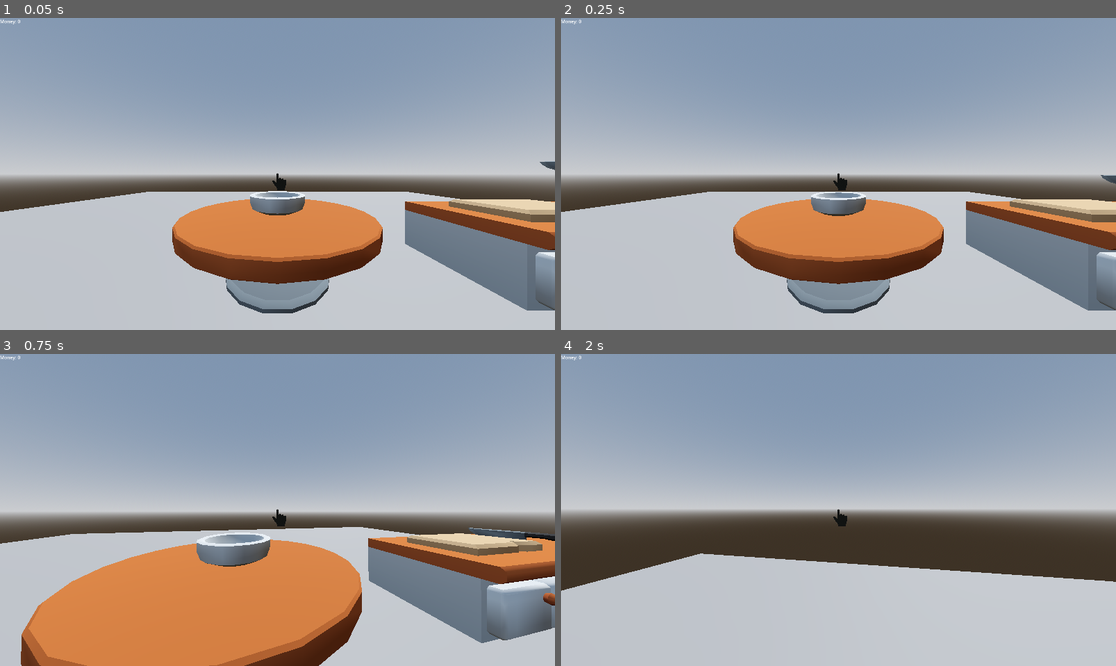
Above: before the commit, frames 1-4 (two rows, left to right).
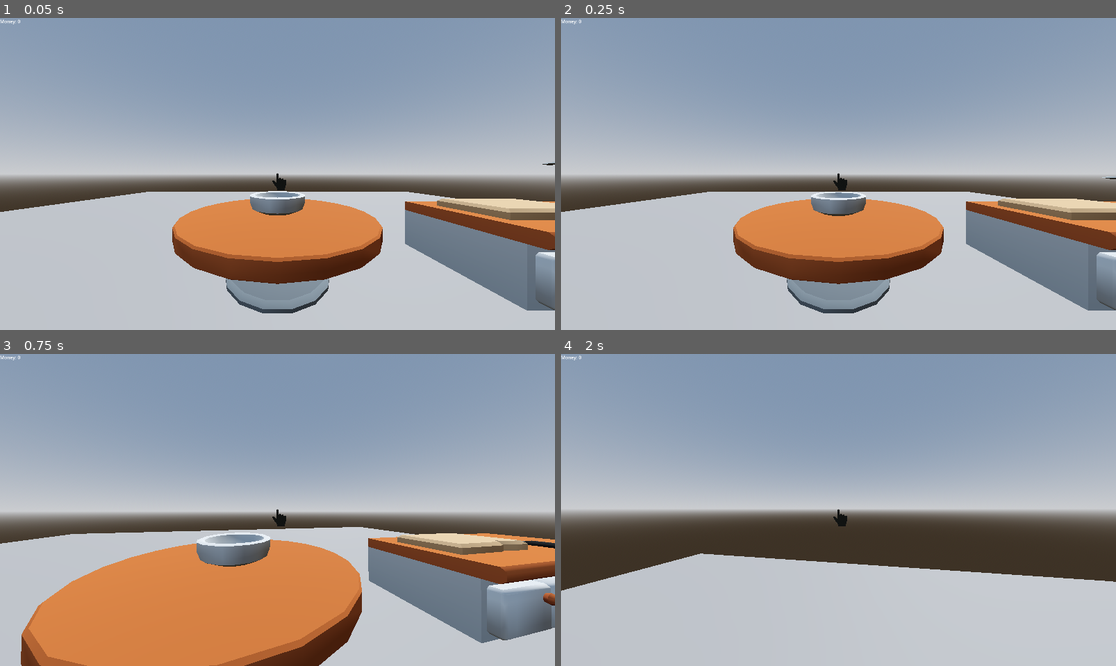
Above: after the commit, the same moments.

Repository: Flamerider347/Year12Delivery
Game: Godot game, scene res://prefabs/world.tscn
Same seed, same stepped clock (60 frames per second), same inputs: the game is played once before the commit and once after it. Before the commit the project starts from res://world.tscn.
Inputs (mouse positions are in pixels of both pictures, inside the frame that each line leads up to):
- Up to frame 1 (0.05 s): no input
- Up to frame 2 (0.25 s): no input
- Up to frame 3 (0.75 s): tap Enter at 0.5 s; move the mouse to (305, 510) at 0.52 s; hold W (up) from 0.53 s (still down); click (305, 510) at 0.6 s
- Up to frame 4 (2 s): keep holding W (up); tap Space (jump) at 0.77, 1.52 s; move the mouse to (810, 510) at 1.27 s; click (810, 510) at 1.35 s

The runs differ from the first frame. In frame 1, 0.4% of the frame differs, in the area x 78-100%, y 45-66%; in frame 2, 0.4%; in frame 3, 0.9%, in the area x 71-100%, y 55-65%; in frame 4, nothing differs.

Commit message:
Burger cutter

Diff:
--- /dev/null
+++ b/prefabs/bun.tscn
@@ -0,0 +1,16 @@
+[gd_scene load_steps=3 format=3 uid="uid://cj6x37hlxhskq"]
+
+[ext_resource type="ArrayMesh" uid="uid://bthlco7r3n27t" path="res://assets/kitchenassets/food_ingredient_bun.obj" id="1_qna2p"]
+
+[sub_resource type="CylinderShape3D" id="CylinderShape3D_wg27y"]
+height = 0.485199
+radius = 0.354492
+
+[node name="bun" type="RigidBody3D"]
+
+[node name="CollisionShape3D" type="CollisionShape3D" parent="."]
+transform = Transform3D(1, 0, 0, 0, 1, 0, 0, 0, 1, 0, 0.242569, 0)
+shape = SubResource("CylinderShape3D_wg27y")
+
+[node name="FoodIngredientBun" type="MeshInstance3D" parent="."]
+mesh = ExtResource("1_qna2p")
--- /dev/null
+++ b/prefabs/bun_bottom_top.tscn
@@ -0,0 +1,16 @@
+[gd_scene load_steps=3 format=3 uid="uid://cv46wkdxtp5ee"]
+
+[ext_resource type="ArrayMesh" uid="uid://drk3np67577f0" path="res://assets/kitchenassets/food_ingredient_bun_bottom.obj" id="1_aakid"]
+
+[sub_resource type="CylinderShape3D" id="CylinderShape3D_5o1mu"]
+height = 0.205811
+radius = 0.343262
+
+[node name="bun_bottom_top" type="RigidBody3D" groups=["pickupable"]]
+
+[node name="CollisionShape3D" type="CollisionShape3D" parent="."]
+transform = Transform3D(1, 0, 0, 0, 1, 0, 0, 0, 1, 0, 0.100464, 0)
+shape = SubResource("CylinderShape3D_5o1mu")
+
+[node name="FoodIngredientBunBottom" type="MeshInstance3D" parent="."]
+mesh = ExtResource("1_aakid")
--- /dev/null
+++ b/prefabs/bun_top_chopped.tscn
@@ -0,0 +1,17 @@
+[gd_scene load_steps=3 format=3 uid="uid://isxvm7p31pc4"]
+
+[ext_resource type="ArrayMesh" uid="uid://b3uhykyjujrl4" path="res://assets/kitchenassets/food_ingredient_bun_top.obj" id="1_psc68"]
+
+[sub_resource type="CylinderShape3D" id="CylinderShape3D_a7bjl"]
+height = 0.308044
+radius = 0.339844
+
+[node name="bun_top_chopped" type="RigidBody3D" groups=["pickupable"]]
+
+[node name="CollisionShape3D" type="CollisionShape3D" parent="."]
+transform = Transform3D(1, 0, 0, 0, 1, 0, 0, 0, 1, 0, 0.15, 0)
+shape = SubResource("CylinderShape3D_a7bjl")
+
+[node name="FoodIngredientBunTop" type="MeshInstance3D" parent="."]
+mesh = ExtResource("1_psc68")
+skeleton = NodePath("../..")
--- /dev/null
+++ b/prefabs/world.tscn
@@ -0,0 +1,211 @@
+[gd_scene load_steps=27 format=3 uid="uid://7b8ecsljuur7"]
+
+[ext_resource type="Script" uid="uid://bbqkm07fo1hkp" path="res://scripts/world.gd" id="1_k40i2"]
+[ext_resource type="Script" uid="uid://bciar80p3kqcc" path="res://scripts/player.gd" id="2_le6xu"]
+[ext_resource type="ArrayMesh" uid="uid://bqcilnxekln6g" path="res://assets/kitchenassets/table_round_A.obj" id="3_q76tg"]
+[ext_resource type="ArrayMesh" uid="uid://dncwc5px4srsq" path="res://assets/kitchenassets/kitchencounter_straight_A_decorated.obj" id="4_sxw1y"]
+[ext_resource type="ArrayMesh" uid="uid://b3yrokh8w85cr" path="res://assets/kitchenassets/kitchencounter_sink.obj" id="5_nwl14"]
+[ext_resource type="ArrayMesh" uid="uid://chytia7sek7ru" path="res://assets/kitchenassets/kitchencounter_straight_B.obj" id="6_2a2la"]
+[ext_resource type="ArrayMesh" uid="uid://ccdu8si88el7q" path="res://assets/kitchenassets/kitchencounter_innercorner.obj" id="7_deaom"]
+[ext_resource type="ArrayMesh" uid="uid://dodfdfkndbmla" path="res://assets/kitchenassets/cuttingboard.obj" id="8_6mti1"]
+[ext_resource type="ArrayMesh" uid="uid://dku845kqwnd76" path="res://assets/kitchenassets/bowl.obj" id="9_gi6id"]
+[ext_resource type="ArrayMesh" uid="uid://dnw6ln86toimb" path="res://assets/kitchenassets/knife.obj" id="10_bpfb4"]
+[ext_resource type="Texture2D" uid="uid://dtxutdwarivkd" path="res://assets/Cursor.png" id="11_b1m2q"]
+[ext_resource type="ArrayMesh" uid="uid://rs6dw7qecvnp" path="res://assets/kitchenassets/crate_buns.obj" id="12_8bx52"]
+
+[sub_resource type="ProceduralSkyMaterial" id="ProceduralSkyMaterial_f3sb7"]
+sky_horizon_color = Color(0.662243, 0.671743, 0.686743, 1)
+ground_horizon_color = Color(0.662243, 0.671743, 0.686743, 1)
+
+[sub_resource type="Sky" id="Sky_fj7yv"]
+sky_material = SubResource("ProceduralSkyMaterial_f3sb7")
+
+[sub_resource type="Environment" id="Environment_tlwt5"]
+background_mode = 2
+sky = SubResource("Sky_fj7yv")
+tonemap_mode = 2
+fog_density = 0.0
+
+[sub_resource type="CapsuleShape3D" id="CapsuleShape3D_fj7yv"]
+
+[sub_resource type="CapsuleMesh" id="CapsuleMesh_tlwt5"]
+
+[sub_resource type="CylinderShape3D" id="CylinderShape3D_aqk2v"]
+height = 1.0
+radius = 1.48
+
+[sub_resource type="BoxShape3D" id="BoxShape3D_k3n1d"]
+size = Vector3(3.99, 0.99, 1.99)
+
+[sub_resource type="BoxShape3D" id="BoxShape3D_2o6r5"]
+size = Vector3(1.99, 0.99, 3.99)
+
+[sub_resource type="BoxShape3D" id="BoxShape3D_wse8f"]
+size = Vector3(1.49, 0.175, 0.99)
+
+[sub_resource type="BoxShape3D" id="BoxShape3D_k40i2"]
+size = Vector3(1.50104, 0.15033, 1)
+
+[sub_resource type="CylinderShape3D" id="CylinderShape3D_tlwt5"]
+height = 0.3
+
+[sub_resource type="BoxShape3D" id="BoxShape3D_70uel"]
+size = Vector3(0.255676, 1.15002, 0.101353)
+
+[sub_resource type="BoxShape3D" id="BoxShape3D_le6xu"]
+size = Vector3(0.2556, 0.812637, 0.108566)
+
+[sub_resource type="BoxShape3D" id="BoxShape3D_hiqwa"]
+size = Vector3(2.00201, 0.801208, 1.99742)
+
+[node name="world" type="Node3D"]
+script = ExtResource("1_k40i2")
+
+[node name="WorldEnvironment" type="WorldEnvironment" parent="."]
+environment = SubResource("Environment_tlwt5")
+
+[node name="DirectionalLight3D" type="DirectionalLight3D" parent="."]
+transform = Transform3D(-0.866023, -0.433016, 0.250001, 0, 0.499998, 0.866027, -0.500003, 0.749999, -0.43301, 0, 0, 0)
+
+[node name="floor" type="CSGBox3D" parent="."]
+transform = Transform3D(1, 0, 0, 0, 1, 0, 0, 0, 1, 0, -0.1, 0)
+visible = false
+use_collision = true
+size = Vector3(24, 0.195, 24)
+
+[node name="player" type="CharacterBody3D" parent="."]
+transform = Transform3D(1, 0, 0, 0, 1, 0, 0, 0, 1, 0, 1, 2.675)
+script = ExtResource("2_le6xu")
+
+[node name="CollisionShape3D" type="CollisionShape3D" parent="player"]
+shape = SubResource("CapsuleShape3D_fj7yv")
+
+[node name="MeshInstance3D" type="MeshInstance3D" parent="player"]
+mesh = SubResource("CapsuleMesh_tlwt5")
+
+[node name="head" type="Node3D" parent="player"]
+transform = Transform3D(1, 0, 0, 0, 1, 0, 0, 0, 1, 0, 0.645, 0)
+
+[node name="player_camera" type="Camera3D" parent="player/head"]
+current = true
+fov = 90.0
+
+[node name="seecast" type="RayCast3D" parent="player/head/player_camera"]
+target_position = Vector3(0, 0, -3)
+
+[node name="pickup_timer" type="Timer" parent="player"]
+
+[node name="table" type="StaticBody3D" parent="."]
+
+[node name="TableRoundA" type="MeshInstance3D" parent="table"]
+mesh = ExtResource("3_q76tg")
+skeleton = NodePath("../../player/head/player_camera")
+
+[node name="CollisionShape3D" type="CollisionShape3D" parent="table"]
+transform = Transform3D(1, 0, 0, 0, 1, 0, 0, 0, 1, 0, 0.498779, 0)
+shape = SubResource("CylinderShape3D_aqk2v")
+
+[node name="counter" type="StaticBody3D" parent="."]
+transform = Transform3D(1, 0, 0, 0, 1, 0, 0, 0, 1, 6, 0, 0)
+
+[node name="KitchencounterStraightADecorated" type="MeshInstance3D" parent="counter"]
+transform = Transform3D(1.19249e-08, 0, -1, 0, 1, 0, 1, 0, 1.19249e-08, 0, 0, 4)
+mesh = ExtResource("4_sxw1y")
+skeleton = NodePath("../..")
+
+[node name="KitchencounterSink" type="MeshInstance3D" parent="counter"]
+transform = Transform3D(1.19249e-08, 0, -1, 0, 1, 0, 1, 0, 1.19249e-08, 0, 0, 2)
+mesh = ExtResource("5_nwl14")
+skeleton = NodePath("../..")
+
+[node name="KitchencounterStraightB" type="MeshInstance3D" parent="counter"]
+transform = Transform3D(1, 0, 0, 0, 1, 0, 0, 0, 1, -2, 0, 0)
+mesh = ExtResource("6_2a2la")
+skeleton = NodePath("../..")
+
+[node name="KitchencounterInnercorner" type="MeshInstance3D" parent="counter"]
+mesh = ExtResource("7_deaom")
+skeleton = NodePath("../..")
+
+[node name="CollisionShape3D" type="CollisionShape3D" parent="counter"]
+transform = Transform3D(1, 0, 0, 0, 1, 0, 0, 0, 1, -1, 0.5, 0)
+shape = SubResource("BoxShape3D_k3n1d")
+
+[node name="CollisionShape3D2" type="CollisionShape3D" parent="counter"]
+transform = Transform3D(1, 0, 0, 0, 1, 0, 0, 0, 1, 0, 0.5, 3)
+shape = SubResource("BoxShape3D_2o6r5")
+
+[node name="chopping_board" type="StaticBody3D" parent="."]
+transform = Transform3D(1, 0, 0, 0, 1, 0, 0, 0, 1, 4, 1, 0)
+
+[node name="chopping_board" type="Area3D" parent="chopping_board"]
+
+[node name="Cuttingboard" type="MeshInstance3D" parent="chopping_board/chopping_board"]
+mesh = ExtResource("8_6mti1")
+skeleton = NodePath("../../..")
+
+[node name="CollisionShape3D" type="CollisionShape3D" parent="chopping_board/chopping_board"]
+transform = Transform3D(1, 0, 0, 0, 1, 0, 0, 0, 1, 0, 0.08, 0)
+shape = SubResource("BoxShape3D_wse8f")
+
+[node name="CollisionShape3D" type="CollisionShape3D" parent="chopping_board"]
+transform = Transform3D(1, 0, 0, 0, 1, 0, 0, 0, 1, 0.000579834, 0.077301, 0)
+shape = SubResource("BoxShape3D_k40i2")
+
+[node name="bowl" type="RigidBody3D" parent="." groups=["pickupable"]]
+transform = Transform3D(1, 0, 0, 0, 1, 0, 0, 0, 1, 0, 1.01034, 0)
+mass = 0.8
+
+[node name="bowl" type="MeshInstance3D" parent="bowl"]
+mesh = ExtResource("9_gi6id")
+skeleton = NodePath("../../player/head/player_camera")
+
+[node name="CollisionShape3D" type="CollisionShape3D" parent="bowl"]
+transform = Transform3D(1, 0, 0, 0, 1, 0, 0, 0, 1, 0, 0.151726, 0)
+shape = SubResource("CylinderShape3D_tlwt5")
+
+[node name="knife" type="RigidBody3D" parent="." groups=["pickupable"]]
+transform = Transform3D(1, 0, 4.37114e-08, -4.37114e-08, 1.91069e-15, 1, 0, -1, 1.91069e-15, 5.42865, 1.85485, 0)
+mass = 0.6
+
+[node name="Knife" type="MeshInstance3D" parent="knife"]
+transform = Transform3D(1, 0, 0, 0, 1, 0, 0, 0, 1, 0, -0.38, 0)
+mesh = ExtResource("10_bpfb4")
+skeleton = NodePath("../..")
+
+[node name="CollisionShape3D" type="CollisionShape3D" parent="knife"]
+transform = Transform3D(1, 0, 0, 0, 1, 0, 0, 0, 1, -0.08, 0, 0)
+shape = SubResource("BoxShape3D_70uel")
+
+[node name="cut_area" type="Area3D" parent="knife"]
+
+[node name="CollisionShape3D" type="CollisionShape3D" parent="knife/cut_area"]
+transform = Transform3D(1, 0, -1.59578e-37, 0, 1, 0, 0, 0, 1, -0.0856705, 0.174202, 0.000114441)
+shape = SubResource("BoxShape3D_le6xu")
+
+[node name="ui" type="CanvasLayer" parent="."]
+
+[node name="Sprite2D" type="Sprite2D" parent="ui"]
+position = Vector2(960, 540)
+scale = Vector2(0.2, 0.2)
+texture = ExtResource("11_b1m2q")
+offset = Vector2(43, 134)
+
+[node name="Label" type="Label" parent="ui"]
+offset_right = 485.0
+offset_bottom = 43.0
+text = "Money: 0"
+
+[node name="bun_crate" type="StaticBody3D" parent="." groups=["summoner"]]
+transform = Transform3D(1, 0, 0, 0, 1, 0, 0, 0, 1, 0, 0, 6)
+
+[node name="CollisionShape3D" type="CollisionShape3D" parent="bun_crate"]
+transform = Transform3D(1, 0, 0, 0, 1, 0, 0, 0, 1, 9.15527e-05, 0.401031, 0.000465393)
+shape = SubResource("BoxShape3D_hiqwa")
+
+[node name="CrateBuns" type="MeshInstance3D" parent="bun_crate"]
+mesh = ExtResource("12_8bx52")
+
+[connection signal="timeout" from="player/pickup_timer" to="player" method="_on_pickup_timer_timeout"]
+[connection signal="body_entered" from="chopping_board/chopping_board" to="." method="_on_chopping_board_body_entered"]
+[connection signal="body_entered" from="knife/cut_area" to="." method="_on_cut_area_body_entered"]
--- a/project.godot
+++ b/project.godot
@@ -11,9 +11,9 @@
 [application]
 
 config/name="Year12Delivery"
-run/main_scene="res://world.tscn"
+run/main_scene="res://prefabs/world.tscn"
 config/features=PackedStringArray("4.4", "GL Compatibility")
-config/icon="res://icon.svg"
+config/icon="res://assets/icon.svg"
 
 [display]
 
@@ -23,6 +23,13 @@
 [editor]
 
 movie_writer/fps=240
+
+[global_group]
+
+pickupable=""
+choppable=""
+can_chop=""
+summoner=""
 
 [input]
 
--- a/scripts/player.gd
+++ b/scripts/player.gd
@@ -11,7 +11,11 @@
 @onready var head = $head
 @onready var camera = $head/player_camera
 @onready var seecast = $head/player_camera/seecast
+
+#region ingredients
+var bun = preload("res://prefabs/bun.tscn")
 var ingredient_scenes = {
+	"bun":bun
 }
 var held_object = null  # Stores the object being held
 var collision_point
@@ -41,7 +45,7 @@
 			pickup(held_object)
 		if seecast.is_colliding() and seecast.get_collider().is_in_group("summoner"):
 			var summon_type = seecast.get_collider().name.replace("_crate","")
-			print(summon_type)
+			summon(summon_type)
 	if Input.is_action_just_pressed("pickup") and held_object and can_pickup:
 		can_pickup = false
 		$pickup_timer.start(0.2)
@@ -76,5 +80,13 @@
 	object.linear_velocity.y = 0.1
 	held_object = null
 	seecast.target_position.z = -3
+func summon(item):
+	var instance = ingredient_scenes[item].instantiate()
+	$"..".add_child(instance)
+	held_object = instance
+	instance.add_to_group("pickupable")
+	instance.add_to_group("choppable")
+	instance.find_child("CollisionShape3D").disabled = true
+	seecast.target_position.z = -1.5
 func _on_pickup_timer_timeout() -> void:
 	can_pickup = true
--- a/scripts/world.gd
+++ b/scripts/world.gd
@@ -1,10 +1,32 @@
 extends Node3D
+var bun_chopped_top = preload("res://prefabs/bun_top_chopped.tscn")
+var bun_chopped_bottom = preload("res://prefabs/bun_bottom_top.tscn")
+var ingredients = {
 
+}
 
 # Called when the node enters the scene tree for the first time.
 func _ready() -> void:
 	$floor.show()
 
-func _on_chopping_board_area_entered(area: Area3D) -> void:
-	if area.is_in_group("choppable"):
-		area.add_to_group("can_chop")
+
+func _on_chopping_board_body_entered(body: Node3D) -> void:
+	if body.is_in_group("choppable"):
+		body.add_to_group("can_chop")
+
+
+func _on_cut_area_body_entered(body: Node3D) -> void:
+	if body.is_in_group("can_chop"):
+		if body.name == "bun":
+			var instance = bun_chopped_bottom.instantiate()
+			var instance2 = bun_chopped_top.instantiate()
+			add_child(instance)
+			add_child(instance2)
+			instance.position = body.position
+			instance2.position = body.position + Vector3(0,0.1,0)
+			body.queue_free()
+		else:
+			var instance = ingredients[body.name].instantiate()
+			instance.position = body.position
+			add_child(instance)
+			body.queue_free()
--- a/world.tscn
+++ /dev/null
@@ -1,192 +0,0 @@
-[gd_scene load_steps=25 format=3 uid="uid://7b8ecsljuur7"]
-
-[ext_resource type="Script" uid="uid://bciar80p3kqcc" path="res://scripts/player.gd" id="1_f3sb7"]
-[ext_resource type="Script" uid="uid://bbqkm07fo1hkp" path="res://scripts/world.gd" id="1_ic0uy"]
-[ext_resource type="ArrayMesh" uid="uid://dku845kqwnd76" path="res://assets/obj/bowl.obj" id="2_fj7yv"]
-[ext_resource type="Texture2D" uid="uid://dtxutdwarivkd" path="res://assets/Cursor.png" id="3_tlwt5"]
-[ext_resource type="ArrayMesh" uid="uid://bqcilnxekln6g" path="res://assets/obj/table_round_A.obj" id="4_aqk2v"]
-[ext_resource type="ArrayMesh" uid="uid://b3yrokh8w85cr" path="res://assets/obj/kitchencounter_sink.obj" id="5_gbfbk"]
-[ext_resource type="ArrayMesh" uid="uid://chytia7sek7ru" path="res://assets/obj/kitchencounter_straight_B.obj" id="6_ioo17"]
-[ext_resource type="ArrayMesh" uid="uid://ccdu8si88el7q" path="res://assets/obj/kitchencounter_innercorner.obj" id="7_wse8f"]
-[ext_resource type="ArrayMesh" uid="uid://dncwc5px4srsq" path="res://assets/obj/kitchencounter_straight_A_decorated.obj" id="8_ic0uy"]
-[ext_resource type="ArrayMesh" uid="uid://dodfdfkndbmla" path="res://assets/obj/cuttingboard.obj" id="9_ioo17"]
-[ext_resource type="ArrayMesh" uid="uid://dnw6ln86toimb" path="res://assets/obj/knife.obj" id="11_k3n1d"]
-[ext_resource type="ArrayMesh" uid="uid://rs6dw7qecvnp" path="res://assets/obj/crate_buns.obj" id="12_k3n1d"]
-
-[sub_resource type="ProceduralSkyMaterial" id="ProceduralSkyMaterial_f3sb7"]
-sky_horizon_color = Color(0.662243, 0.671743, 0.686743, 1)
-ground_horizon_color = Color(0.662243, 0.671743, 0.686743, 1)
-
-[sub_resource type="Sky" id="Sky_fj7yv"]
-sky_material = SubResource("ProceduralSkyMaterial_f3sb7")
-
-[sub_resource type="Environment" id="Environment_tlwt5"]
-background_mode = 2
-sky = SubResource("Sky_fj7yv")
-tonemap_mode = 2
-fog_density = 0.0
-
-[sub_resource type="CapsuleShape3D" id="CapsuleShape3D_fj7yv"]
-
-[sub_resource type="CapsuleMesh" id="CapsuleMesh_tlwt5"]
-
-[sub_resource type="CylinderShape3D" id="CylinderShape3D_aqk2v"]
-height = 1.0
-radius = 1.48
-
-[sub_resource type="BoxShape3D" id="BoxShape3D_k3n1d"]
-size = Vector3(3.99, 0.99, 1.99)
-
-[sub_resource type="BoxShape3D" id="BoxShape3D_2o6r5"]
-size = Vector3(1.99, 0.99, 3.99)
-
-[sub_resource type="BoxShape3D" id="BoxShape3D_wse8f"]
-size = Vector3(1.49, 0.175, 0.99)
-
-[sub_resource type="CylinderShape3D" id="CylinderShape3D_tlwt5"]
-height = 0.3
-
-[sub_resource type="BoxShape3D" id="BoxShape3D_70uel"]
-size = Vector3(0.255676, 1.15002, 0.101353)
-
-[sub_resource type="BoxShape3D" id="BoxShape3D_hiqwa"]
-size = Vector3(2.00201, 0.801208, 1.99742)
-
-[node name="world" type="Node3D"]
-script = ExtResource("1_ic0uy")
-
-[node name="WorldEnvironment" type="WorldEnvironment" parent="."]
-environment = SubResource("Environment_tlwt5")
-
-[node name="DirectionalLight3D" type="DirectionalLight3D" parent="."]
-transform = Transform3D(-0.866023, -0.433016, 0.250001, 0, 0.499998, 0.866027, -0.500003, 0.749999, -0.43301, 0, 0, 0)
-
-[node name="floor" type="CSGBox3D" parent="."]
-transform = Transform3D(1, 0, 0, 0, 1, 0, 0, 0, 1, 0, -0.1, 0)
-visible = false
-use_collision = true
-size = Vector3(24, 0.195, 24)
-
-[node name="player" type="CharacterBody3D" parent="."]
-transform = Transform3D(1, 0, 0, 0, 1, 0, 0, 0, 1, 0, 1, 2.675)
-script = ExtResource("1_f3sb7")
-
-[node name="CollisionShape3D" type="CollisionShape3D" parent="player"]
-shape = SubResource("CapsuleShape3D_fj7yv")
-
-[node name="MeshInstance3D" type="MeshInstance3D" parent="player"]
-mesh = SubResource("CapsuleMesh_tlwt5")
-
-[node name="head" type="Node3D" parent="player"]
-transform = Transform3D(1, 0, 0, 0, 1, 0, 0, 0, 1, 0, 0.645, 0)
-
-[node name="player_camera" type="Camera3D" parent="player/head"]
-current = true
-fov = 90.0
-
-[node name="seecast" type="RayCast3D" parent="player/head/player_camera"]
-target_position = Vector3(0, 0, -3)
-
-[node name="pickup_timer" type="Timer" parent="player"]
-
-[node name="table" type="StaticBody3D" parent="."]
-
-[node name="TableRoundA" type="MeshInstance3D" parent="table"]
-mesh = ExtResource("4_aqk2v")
-skeleton = NodePath("../../player/head/player_camera")
-
-[node name="CollisionShape3D" type="CollisionShape3D" parent="table"]
-transform = Transform3D(1, 0, 0, 0, 1, 0, 0, 0, 1, 0, 0.498779, 0)
-shape = SubResource("CylinderShape3D_aqk2v")
-
-[node name="counter" type="StaticBody3D" parent="."]
-transform = Transform3D(1, 0, 0, 0, 1, 0, 0, 0, 1, 6, 0, 0)
-
-[node name="KitchencounterStraightADecorated" type="MeshInstance3D" parent="counter"]
-transform = Transform3D(1.19249e-08, 0, -1, 0, 1, 0, 1, 0, 1.19249e-08, 0, 0, 4)
-mesh = ExtResource("8_ic0uy")
-skeleton = NodePath("../..")
-
-[node name="KitchencounterSink" type="MeshInstance3D" parent="counter"]
-transform = Transform3D(1.19249e-08, 0, -1, 0, 1, 0, 1, 0, 1.19249e-08, 0, 0, 2)
-mesh = ExtResource("5_gbfbk")
-skeleton = NodePath("../..")
-
-[node name="KitchencounterStraightB" type="MeshInstance3D" parent="counter"]
-transform = Transform3D(1, 0, 0, 0, 1, 0, 0, 0, 1, -2, 0, 0)
-mesh = ExtResource("6_ioo17")
-skeleton = NodePath("../..")
-
-[node name="KitchencounterInnercorner" type="MeshInstance3D" parent="counter"]
-mesh = ExtResource("7_wse8f")
-skeleton = NodePath("../..")
-
-[node name="CollisionShape3D" type="CollisionShape3D" parent="counter"]
-transform = Transform3D(1, 0, 0, 0, 1, 0, 0, 0, 1, -1, 0.5, 0)
-shape = SubResource("BoxShape3D_k3n1d")
-
-[node name="CollisionShape3D2" type="CollisionShape3D" parent="counter"]
-transform = Transform3D(1, 0, 0, 0, 1, 0, 0, 0, 1, 0, 0.5, 3)
-shape = SubResource("BoxShape3D_2o6r5")
-
-[node name="chopping_board" type="Area3D" parent="."]
-transform = Transform3D(1, 0, 0, 0, 1, 0, 0, 0, 1, 4.1461, 1, 0.0853236)
-
-[node name="Cuttingboard" type="MeshInstance3D" parent="chopping_board"]
-mesh = ExtResource("9_ioo17")
-skeleton = NodePath("../..")
-
-[node name="CollisionShape3D" type="CollisionShape3D" parent="chopping_board"]
-transform = Transform3D(1, 0, 0, 0, 1, 0, 0, 0, 1, 0, 0.08, 0)
-shape = SubResource("BoxShape3D_wse8f")
-
-[node name="bowl" type="RigidBody3D" parent="." groups=["pickupable"]]
-transform = Transform3D(1, 0, 0, 0, 1, 0, 0, 0, 1, 0, 1.01034, 0)
-mass = 0.8
-
-[node name="bowl" type="MeshInstance3D" parent="bowl"]
-mesh = ExtResource("2_fj7yv")
-skeleton = NodePath("../../player/head/player_camera")
-
-[node name="CollisionShape3D" type="CollisionShape3D" parent="bowl"]
-transform = Transform3D(1, 0, 0, 0, 1, 0, 0, 0, 1, 0, 0.151726, 0)
-shape = SubResource("CylinderShape3D_tlwt5")
-
-[node name="knife" type="RigidBody3D" parent="." groups=["pickupable"]]
-transform = Transform3D(-5.21253e-16, -1.19249e-08, -1, 1, -4.37114e-08, 0, -4.37114e-08, -1, 1.19249e-08, 5.42865, 1.85485, 0)
-mass = 0.6
-
-[node name="Knife" type="MeshInstance3D" parent="knife"]
-transform = Transform3D(1, 0, 0, 0, 1, 0, 0, 0, 1, 0, -0.38, 0)
-mesh = ExtResource("11_k3n1d")
-skeleton = NodePath("../..")
-
-[node name="CollisionShape3D" type="CollisionShape3D" parent="knife"]
-transform = Transform3D(1, 0, 0, 0, 1, 0, 0, 0, 1, -0.08, 0, 0)
-shape = SubResource("BoxShape3D_70uel")
-
-[node name="ui" type="CanvasLayer" parent="."]
-
-[node name="Sprite2D" type="Sprite2D" parent="ui"]
-position = Vector2(960, 540)
-scale = Vector2(0.2, 0.2)
-texture = ExtResource("3_tlwt5")
-offset = Vector2(43, 134)
-
-[node name="Label" type="Label" parent="ui"]
-offset_right = 485.0
-offset_bottom = 43.0
-text = "Money: 0"
-
-[node name="bun_crate" type="StaticBody3D" parent="." groups=["summoner"]]
-transform = Transform3D(1, 0, 0, 0, 1, 0, 0, 0, 1, 0, 0, 6)
-
-[node name="CollisionShape3D" type="CollisionShape3D" parent="bun_crate"]
-transform = Transform3D(1, 0, 0, 0, 1, 0, 0, 0, 1, 9.15527e-05, 0.401031, 0.000465393)
-shape = SubResource("BoxShape3D_hiqwa")
-
-[node name="CrateBuns" type="MeshInstance3D" parent="bun_crate"]
-mesh = ExtResource("12_k3n1d")
-
-[connection signal="timeout" from="player/pickup_timer" to="player" method="_on_pickup_timer_timeout"]
-[connection signal="area_entered" from="chopping_board" to="." method="_on_chopping_board_area_entered"]
Renamed: icon.svg -> assets/icon.svg
Not shown, added: assets/icon.svg.import
Renamed: assets/obj/bowl.mtl -> assets/kitchenassets/bowl.mtl
Renamed: assets/obj/bowl.obj -> assets/kitchenassets/bowl.obj
Not shown, added: assets/kitchenassets/bowl.obj.import
Renamed: assets/obj/bowl_dirty.mtl -> assets/kitchenassets/bowl_dirty.mtl
Renamed: assets/obj/bowl_dirty.obj -> assets/kitchenassets/bowl_dirty.obj
Not shown, added: assets/kitchenassets/bowl_dirty.obj.import
Renamed: assets/obj/bowl_small.mtl -> assets/kitchenassets/bowl_small.mtl
Renamed: assets/obj/bowl_small.obj -> assets/kitchenassets/bowl_small.obj
Not shown, added: assets/kitchenassets/bowl_small.obj.import
Renamed: assets/obj/chair_A.mtl -> assets/kitchenassets/chair_A.mtl
(and 594 more such lines)
